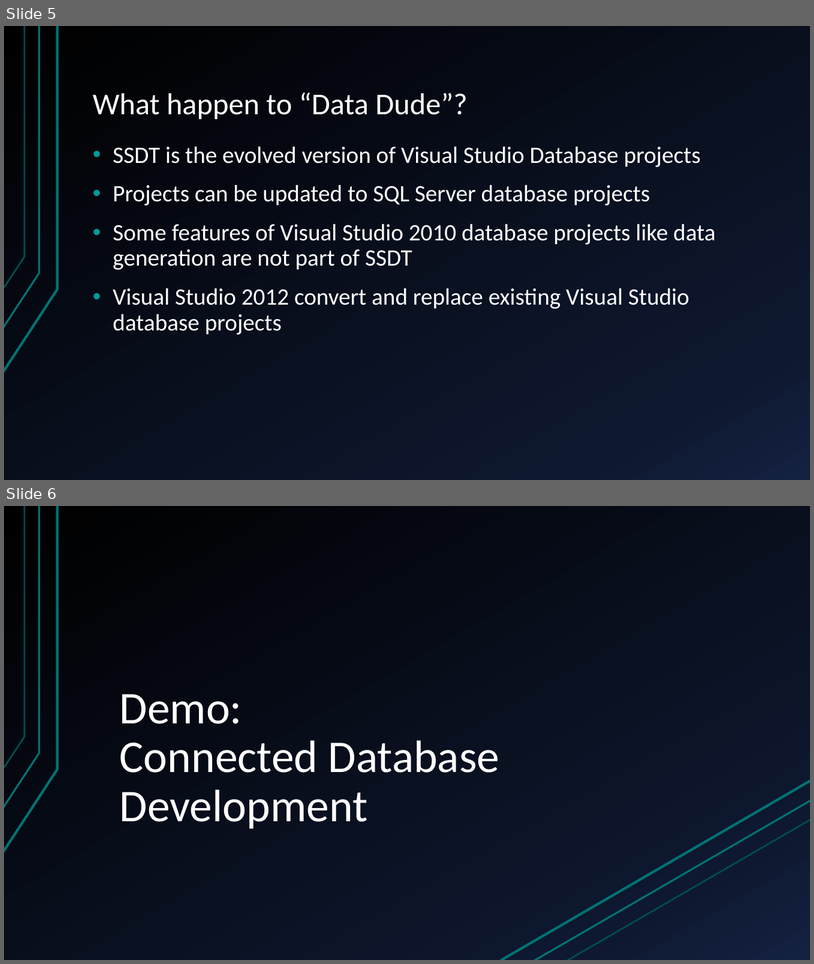
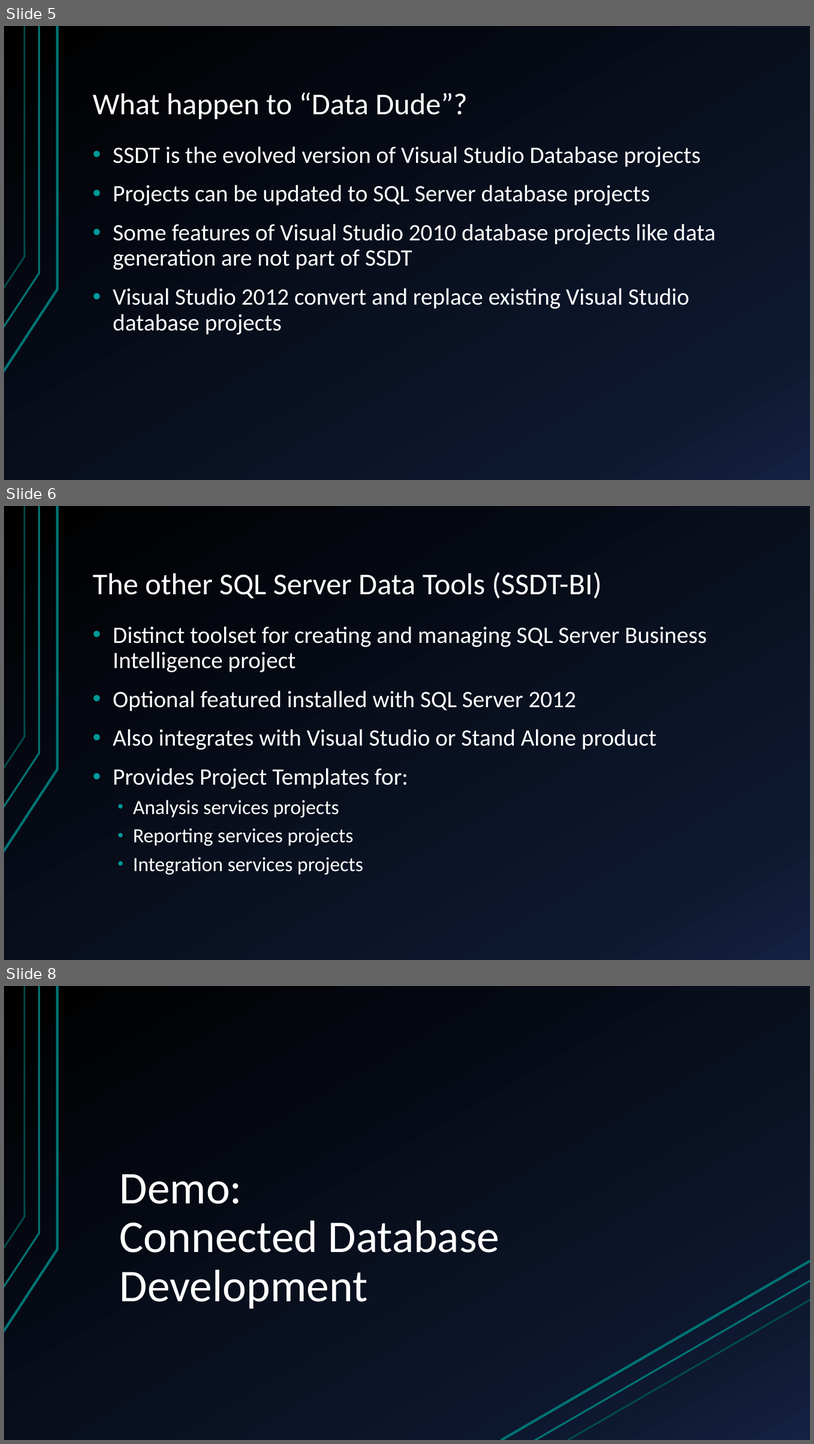
Before and after one commit to JeremySBrown/SQLServerDataToolsPresentation, a slide deck: Slides/SSDT Introduction.pptx. Shown one above the other, each under a label of ours: slides 5 and 6 before the commit, slides 5, 6 and 8 after it; the slides between them are not shown. The pictures are 814x964 and 814x1444 pixels, drawn with LibreOffice and Linux fonts; fonts in the diff are those of the drawing. Boxes give left, top, right and bottom in pixels: in the first picture for what was removed or moved away, otherwise in the second. Text is boxed around its words. In the diff, an @@ line names an element or a change of style, - is before the commit and + after.

```diff
--- a/Slides/SSDT Introduction.pptx
+++ b/Slides/SSDT Introduction.pptx
@@ slide 6 added at [4, 506, 810, 960], background gradient #000000 to #0F1931 to #142242; not listed: 3 template elements that a slide beside it also shows @@
@@ title added at [93, 572, 602, 598], 36 pt, text #FFFFFF @@
+The other SQL Server Data Tools (SSDT-BI)
@@ text added at [113, 626, 707, 874], 28 pt, text #FFFFFF @@
+• Distinct toolset for creating and managing SQL Server Business Intelligence project
+• Optional featured installed with SQL Server 2012
+• Also integrates with Visual Studio or Stand Alone product
+• Provides Project Templates for:
+  • Analysis services projects
+  • Reporting services projects
+  • Integration services projects
@@ what was slide 6 is now slide 8 @@
```
Also in this commit, not shown: 2 slides changed, 1 other slide added.
